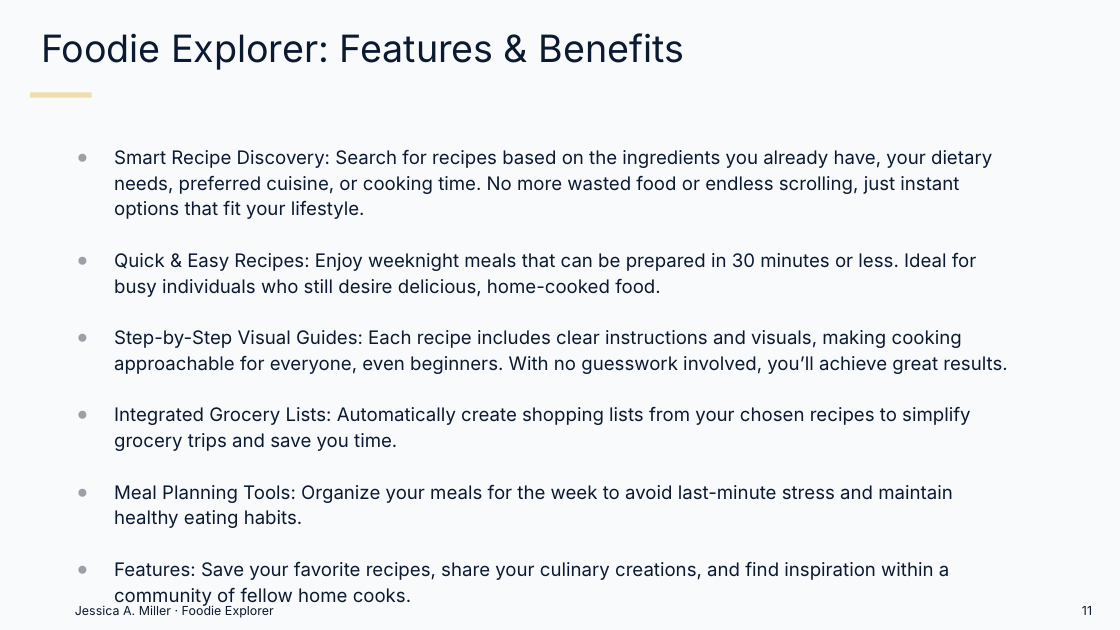
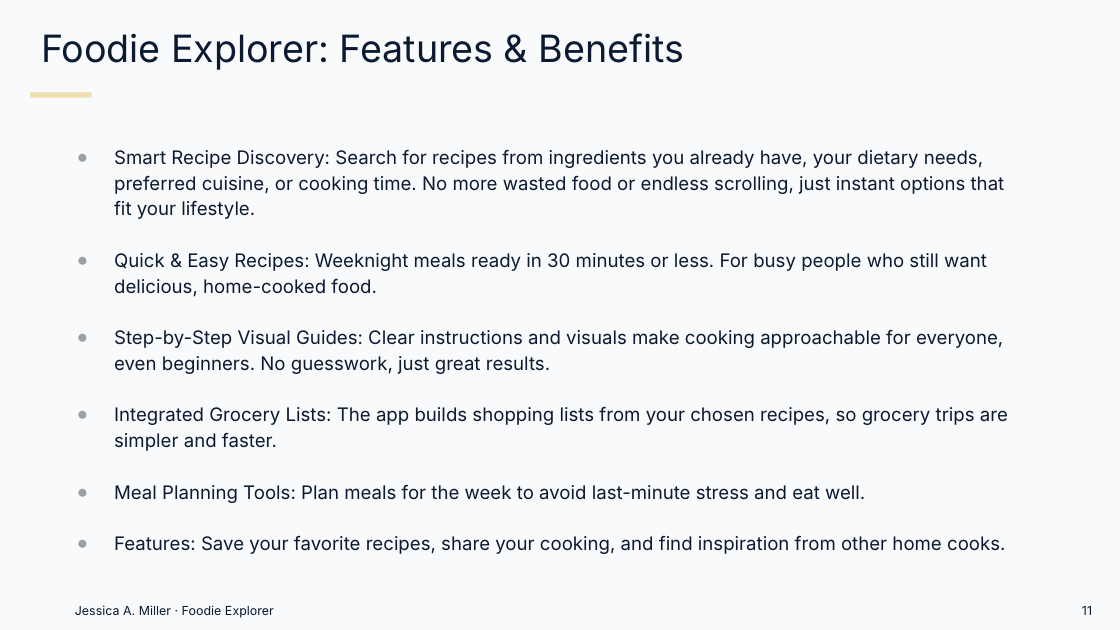
Before and after one commit to Millrjess/millrjess.github.io, a slide deck: slide 11 of assets/presentations/Foodie_Explorer_Case_Study_Professional.pptx. Drawn at 1120x630 pixels with LibreOffice and Linux fonts; fonts in the diff are those of the drawing. Boxes give left, top, right and bottom in pixels: in the first picture for what was removed or moved away, otherwise in the second. Text is boxed around its words. In the diff, an @@ line names an element or a change of style, - is before the commit and + after.

```diff
--- a/assets/presentations/Foodie_Explorer_Case_Study_Professional.pptx
+++ b/assets/presentations/Foodie_Explorer_Case_Study_Professional.pptx
@@ text at (114, 150, 1008, 554): text changed @@
-● Smart Recipe Discovery: Search for recipes based on the ingredients you already have, your dietary needs, preferred cuisine, or cooking time. No more wasted food or endless scrolling, just instant options that fit your lifestyle.
-● Quick & Easy Recipes: Enjoy weeknight meals that can be prepared in 30 minutes or less. Ideal for busy individuals who still desire delicious, home-cooked food.
-● Step-by-Step Visual Guides: Each recipe includes clear instructions and visuals, making cooking approachable for everyone, even beginners. With no guesswork involved, you’ll achieve great results.
-● Integrated Grocery Lists: Automatically create shopping lists from your chosen recipes to simplify grocery trips and save you time.
-● Meal Planning Tools: Organize your meals for the week to avoid last-minute stress and maintain healthy eating habits.
-● Features: Save your favorite recipes, share your culinary creations, and find inspiration within a community of fellow home cooks.
+● Smart Recipe Discovery: Search for recipes from ingredients you already have, your dietary needs, preferred cuisine, or cooking time. No more wasted food or endless scrolling, just instant options that fit your lifestyle.
+● Quick & Easy Recipes: Weeknight meals ready in 30 minutes or less. For busy people who still want delicious, home-cooked food.
+● Step-by-Step Visual Guides: Clear instructions and visuals make cooking approachable for everyone, even beginners. No guesswork, just great results.
+● Integrated Grocery Lists: The app builds shopping lists from your chosen recipes, so grocery trips are simpler and faster.
+● Meal Planning Tools: Plan meals for the week to avoid last-minute stress and eat well.
+● Features: Save your favorite recipes, share your cooking, and find inspiration from other home cooks.
```
Also in this commit, not shown: 19 other slides changed, 1 other file.
